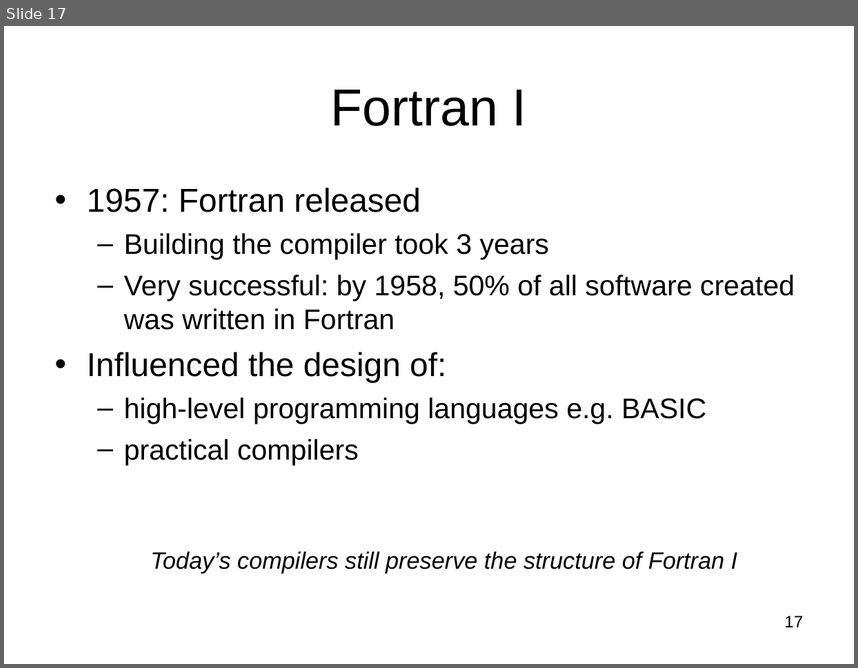
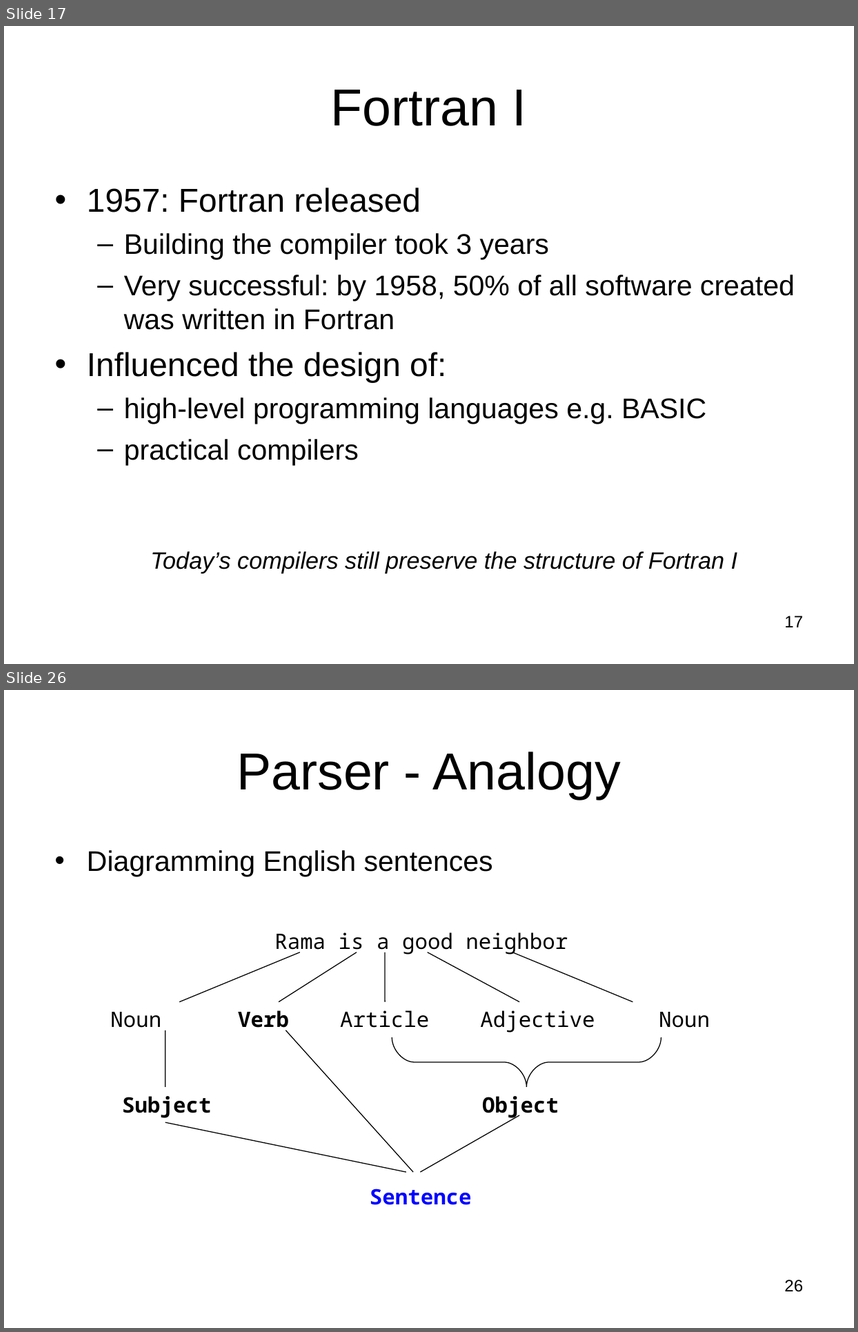
Before and after one commit to Hegden/hegden.github.io, a slide deck: cs406/slides/week1.ppt. Shown one above the other, each under a label of ours: slide 17 before the commit, slides 17 and 26 after it; the slides between them are not shown. The pictures are 858x668 and 858x1332 pixels, drawn with LibreOffice and Linux fonts; fonts in the diff are those of the drawing. Boxes give left, top, right and bottom in pixels: in the first picture for what was removed or moved away, otherwise in the second. Text is boxed around its words. In the diff, an @@ line names an element or a change of style, - is before the commit and + after.

```diff
--- a/cs406/slides/week1.ppt
+++ b/cs406/slides/week1.ppt
@@ slide 26 added at [4, 690, 854, 1328], background #FFFFFF @@
@@ title added at [237, 751, 621, 799], 44 pt, text #000000 @@
+Parser - Analogy
@@ text added at [87, 850, 493, 877], 24 pt, text #000000 @@
+• Diagramming English sentences
@@ group added at [110, 932, 710, 1205]: 9 lines, 5 texts, 1 freeform shape @@
+Rama is a good neighbor
+Noun Verb Article Adjective Noun
+Object
+Subject
+Sentence
@@ page number added at [784, 1279, 803, 1292], 14 pt, text #000000 @@
+26
```
Also in this commit, not shown: 1 slide changed, 25 other slides added.
